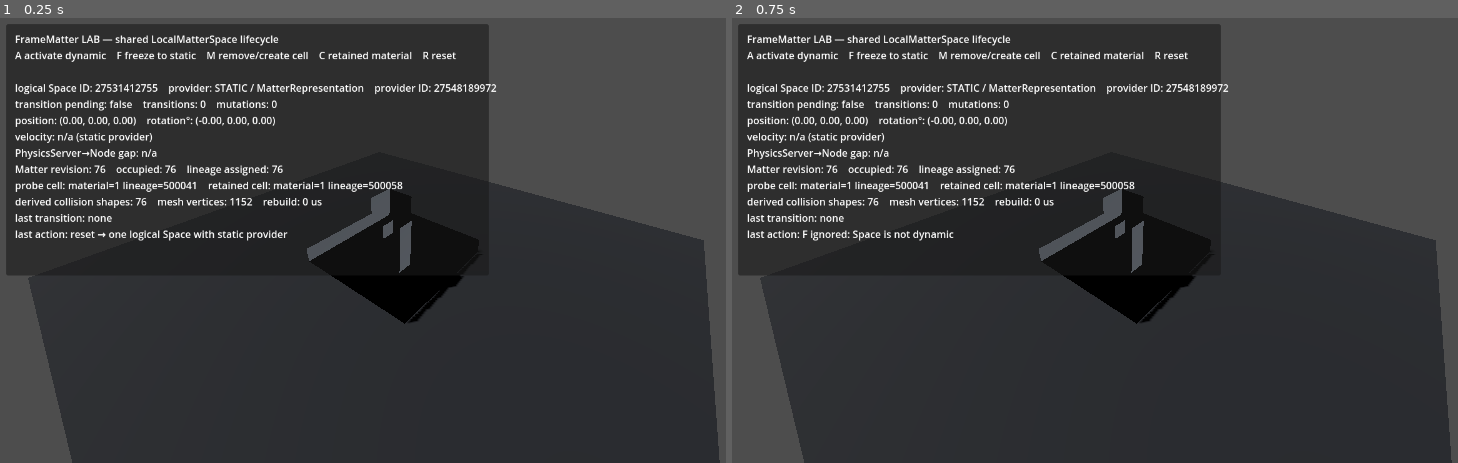
Above: before the commit, frames 1-2 (left to right).
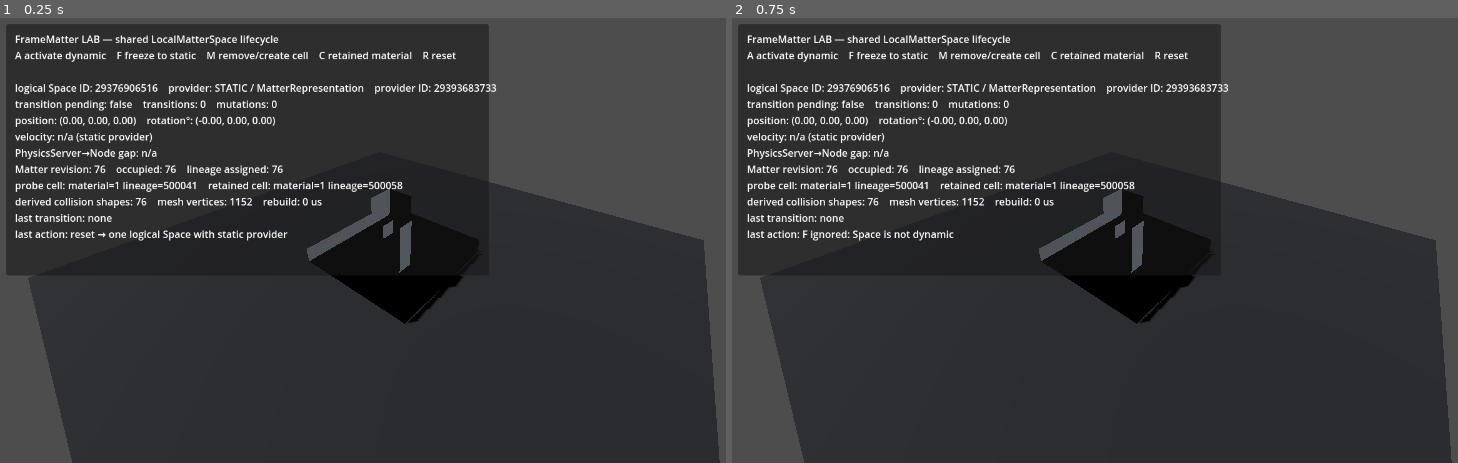
Above: after the commit, the same moments.

Repository: Jozzpoly/FrameMatter-Lab
Game: Godot game, scene res://lab/main.tscn
Same seed, same stepped clock (60 frames per second), same inputs: the game is played once before the commit and once after it.
Inputs:
- Up to frame 1 (0.25 s): no input
- Up to frame 2 (0.75 s): tap Enter at 0.5 s; tap F at 0.6 s

The runs differ from the first frame. In frame 1, 0.2% of the frame differs, in the area x 13-69%, y 14-17%; in frame 2, 0.2%.

Commit message:
Add bounded connected-component Space split lifecycle

Diff:
--- a/space/local_matter_space.gd
+++ b/space/local_matter_space.gd
@@ -1,8 +1,8 @@
 class_name LocalMatterSpace
 extends Node
 
-# Experimental I0B/I1 lifecycle substrate. This is intentionally a single-Space
-# owner, not a general Space manager or final persistence/data-model API.
+# Experimental integrated lifecycle substrate. This is intentionally a local
+# single-Space owner, not a general Space manager or final persistence model.
 
 enum ProviderKind {
 	NONE,
@@ -11,6 +11,7 @@
 }
 
 signal provider_transition_committed(previous_provider_id: int, current_provider_id: int, provider_kind: int)
+signal topology_split_committed(result)
 
 var volume: CellVolume
 var lineage: MatterLineageMap
@@ -26,8 +27,11 @@
 var _pending_provider_kind := ProviderKind.NONE
 var _pending_linear_velocity := Vector3.ZERO
 var _pending_angular_velocity := Vector3.ZERO
+var _pending_connected_component_split := false
 var _last_transition_report: Dictionary = {}
+var _last_split_result: LocalMatterSplitResult
 var _physics_boundary_connected := false
+var _retired := false
 
 
 func initialize_static(
@@ -35,19 +39,29 @@
 	new_lineage: MatterLineageMap,
 	world_transform: Transform3D
 ) -> void:
-	assert(volume == null)
-	assert(new_volume != null)
-	assert(new_lineage != null)
-	assert(new_lineage.size == new_volume.size)
-	volume = new_volume
-	lineage = new_lineage
+	_initialize_authority(new_volume, new_lineage)
 	_active_provider = _create_static_provider(world_transform)
 	_provider_kind = ProviderKind.STATIC
 	_connect_physics_boundary()
 
 
+func initialize_dynamic(
+	new_volume: CellVolume,
+	new_lineage: MatterLineageMap,
+	world_transform: Transform3D,
+	linear_velocity: Vector3,
+	angular_velocity: Vector3
+) -> void:
+	_initialize_authority(new_volume, new_lineage)
+	_active_provider = _create_dynamic_provider(world_transform, linear_velocity, angular_velocity)
+	_provider_kind = ProviderKind.DYNAMIC
+	_connect_physics_boundary()
+
+
 func request_dynamic(linear_velocity: Vector3, angular_velocity: Vector3) -> bool:
-	if _active_provider == null or _provider_kind == ProviderKind.DYNAMIC or _pending_provider_kind != ProviderKind.NONE:
+	if _retired or _active_provider == null:
+		return false
+	if _provider_kind == ProviderKind.DYNAMIC or _pending_provider_kind != ProviderKind.NONE or _pending_connected_component_split:
 		return false
 	_pending_provider_kind = ProviderKind.DYNAMIC
 	_pending_linear_velocity = linear_velocity
@@ -56,14 +70,30 @@
 
 
 func request_static() -> bool:
-	if _active_provider == null or _provider_kind == ProviderKind.STATIC or _pending_provider_kind != ProviderKind.NONE:
+	if _retired or _active_provider == null:
+		return false
+	if _provider_kind == ProviderKind.STATIC or _pending_provider_kind != ProviderKind.NONE or _pending_connected_component_split:
 		return false
 	_pending_provider_kind = ProviderKind.STATIC
 	return true
 
 
+func request_connected_component_split() -> bool:
+	if _retired or _active_provider == null or not (_active_provider is ConstructBody):
+		return false
+	if _provider_kind != ProviderKind.DYNAMIC or _pending_provider_kind != ProviderKind.NONE or _pending_connected_component_split:
+		return false
+	if MatterTopology.extract_connected_components(volume).size() <= 1:
+		return false
+	_pending_connected_component_split = true
+	return true
+
+
 func mutate_cell(cell: Vector3i, material_id: int, created_lineage_token: int = MatterLineageMap.NONE) -> bool:
-	assert(volume != null and lineage != null)
+	if _retired or volume == null or lineage == null or _active_provider == null:
+		return false
+	if _pending_connected_component_split:
+		return false
 	if not volume.in_bounds(cell):
 		return false
 	var previous_material: int = volume.get_cell(cell)
@@ -105,8 +135,30 @@
 	return _last_transition_report.duplicate(true)
 
 
+func get_last_split_result() -> LocalMatterSplitResult:
+	return _last_split_result
+
+
 func is_transition_pending() -> bool:
 	return _pending_provider_kind != ProviderKind.NONE
+
+
+func is_topology_split_pending() -> bool:
+	return _pending_connected_component_split
+
+
+func is_retired() -> bool:
+	return _retired
+
+
+func _initialize_authority(new_volume: CellVolume, new_lineage: MatterLineageMap) -> void:
+	assert(not _retired)
+	assert(volume == null)
+	assert(new_volume != null)
+	assert(new_lineage != null)
+	assert(new_lineage.size == new_volume.size)
+	volume = new_volume
+	lineage = new_lineage
 
 
 func _connect_physics_boundary() -> void:
@@ -121,12 +173,15 @@
 
 
 func _on_physics_frame() -> void:
-	# SceneTree.physics_frame is emitted before node _physics_process callbacks and
-	# before the PhysicsServer step. Fresh replacement RIDs must be installed here,
-	# not in _physics_process, if they are to participate in the upcoming solver tick.
-	if _pending_provider_kind == ProviderKind.NONE:
+	# SceneTree.physics_frame is emitted after PhysicsServer sync but before node
+	# _physics_process callbacks and before the upcoming PhysicsServer step.
+	if _retired:
 		return
-	_commit_pending_transition()
+	if _pending_connected_component_split:
+		_commit_connected_component_split()
+		return
+	if _pending_provider_kind != ProviderKind.NONE:
+		_commit_pending_transition()
 
 
 func _commit_pending_transition() -> void:
@@ -181,6 +236,120 @@
 	_pending_linear_velocity = Vector3.ZERO
 	_pending_angular_velocity = Vector3.ZERO
 	provider_transition_committed.emit(previous_id, current_id, target_kind)
+
+
+func _commit_connected_component_split() -> void:
+	assert(_active_provider is ConstructBody)
+	var source_body := _active_provider as ConstructBody
+	var components: Array[CellVolume] = MatterTopology.extract_connected_components(volume)
+	assert(components.size() > 1)
+
+	# Snapshot the synchronized source frame/velocity field before retiring its
+	# concrete provider. Successors are derived entirely from this transaction
+	# boundary, never from later solver observations.
+	var source_provider_id := source_body.get_instance_id()
+	var source_transform := source_body.global_transform
+	var source_linear := source_body.linear_velocity
+	var source_angular := source_body.angular_velocity
+	var source_com_world := source_transform * source_body.matter_center_of_mass_local
+	var parent_node := get_parent()
+	assert(parent_node != null)
+
+	var successor_specs: Array = []
+	for component in components:
+		var compact_info: Dictionary = MatterTopology.compact_volume(component)
+		var source_origin: Vector3i = compact_info["origin"]
+		var compact_volume: CellVolume = compact_info["volume"]
+		var compact_lineage := _compact_lineage(component, source_origin, compact_volume.size)
+		var successor_transform := source_transform * Transform3D(Basis.IDENTITY, Vector3(source_origin))
+		var successor_com_local := MatterTopology.center_of_mass_local(compact_volume)
+		var successor_com_world := successor_transform * successor_com_local
+		var inherited_linear := _velocity_at_point(
+			source_linear,
+			source_angular,
+			source_com_world,
+			successor_com_world
+		)
+		successor_specs.append({
+			"component": component,
+			"source_origin": source_origin,
+			"volume": compact_volume,
+			"lineage": compact_lineage,
+			"transform": successor_transform,
+			"linear_velocity": inherited_linear,
+			"angular_velocity": source_angular,
+		})
+
+	var result := LocalMatterSplitResult.new()
+	result.source_space = self
+	result.source_provider_id = source_provider_id
+	result.source_transform = source_transform
+	result.source_linear_velocity = source_linear
+	result.source_angular_velocity = source_angular
+	result.source_com_world = source_com_world
+
+	# No live source provider remains while successor providers are installed.
+	source_body.free()
+	_active_provider = null
+	_provider_kind = ProviderKind.NONE
+	_pending_connected_component_split = false
+	_retired = true
+	assert(get_provider_node_count() == 0)
+
+	for index in range(successor_specs.size()):
+		var spec: Dictionary = successor_specs[index]
+		var successor := LocalMatterSpace.new()
+		successor.name = "%s_Successor_%d" % [name, index]
+		_copy_runtime_configuration_to(successor)
+		parent_node.add_child(successor)
+		successor.initialize_dynamic(
+			spec["volume"],
+			spec["lineage"],
+			spec["transform"],
+			spec["linear_velocity"],
+			spec["angular_velocity"]
+		)
+		result.successors.append(successor)
+		result.source_origins.append(spec["source_origin"])
+		result.source_components.append(spec["component"])
+
+	# The retired source keeps no live Matter authority. The transaction result
+	# and successor Spaces carry the mappings/evidence needed by dependents.
+	volume = null
+	lineage = null
+	_last_split_result = result
+	topology_split_committed.emit(result)
+
+
+func _compact_lineage(component: CellVolume, source_origin: Vector3i, compact_size: Vector3i) -> MatterLineageMap:
+	var compact_lineage := MatterLineageMap.new(compact_size)
+	for z in range(component.size.z):
+		for y in range(component.size.y):
+			for x in range(component.size.x):
+				var source_cell := Vector3i(x, y, z)
+				if component.get_cell(source_cell) == CellVolume.EMPTY:
+					continue
+				var lineage_token := lineage.get_lineage(source_cell)
+				assert(lineage_token != MatterLineageMap.NONE)
+				compact_lineage.set_lineage(source_cell - source_origin, lineage_token)
+	return compact_lineage
+
+
+func _copy_runtime_configuration_to(successor: LocalMatterSpace) -> void:
+	successor.mass_per_cell = mass_per_cell
+	successor.dynamic_gravity_scale = dynamic_gravity_scale
+	successor.dynamic_linear_damp = dynamic_linear_damp
+	successor.dynamic_angular_damp = dynamic_angular_damp
+	successor.dynamic_can_sleep = dynamic_can_sleep
+
+
+func _velocity_at_point(
+	linear_velocity: Vector3,
+	angular_velocity: Vector3,
+	com_world: Vector3,
+	point_world: Vector3
+) -> Vector3:
+	return linear_velocity + angular_velocity.cross(point_world - com_world)
 
 
 func _create_static_provider(world_transform: Transform3D) -> MatterRepresentation:
